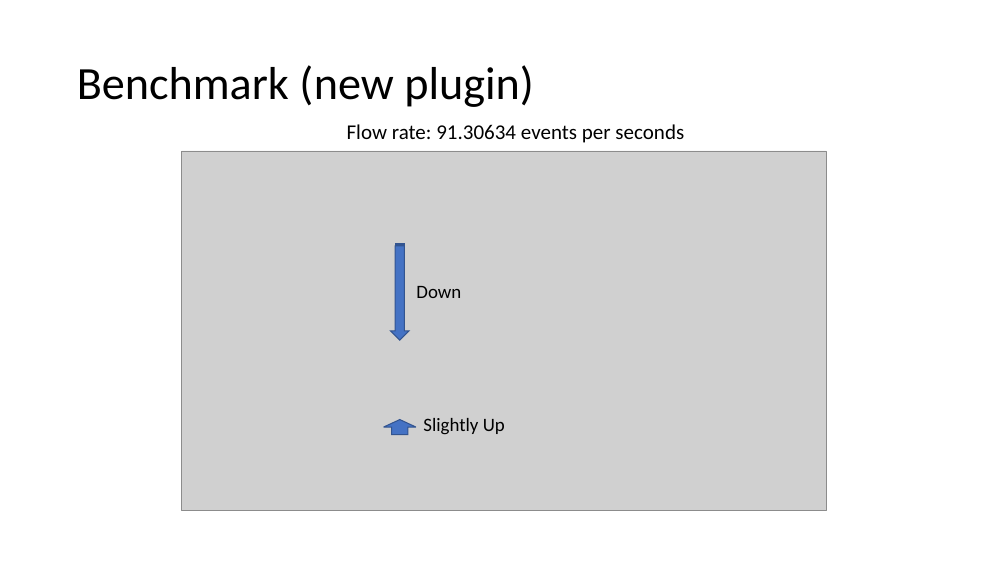
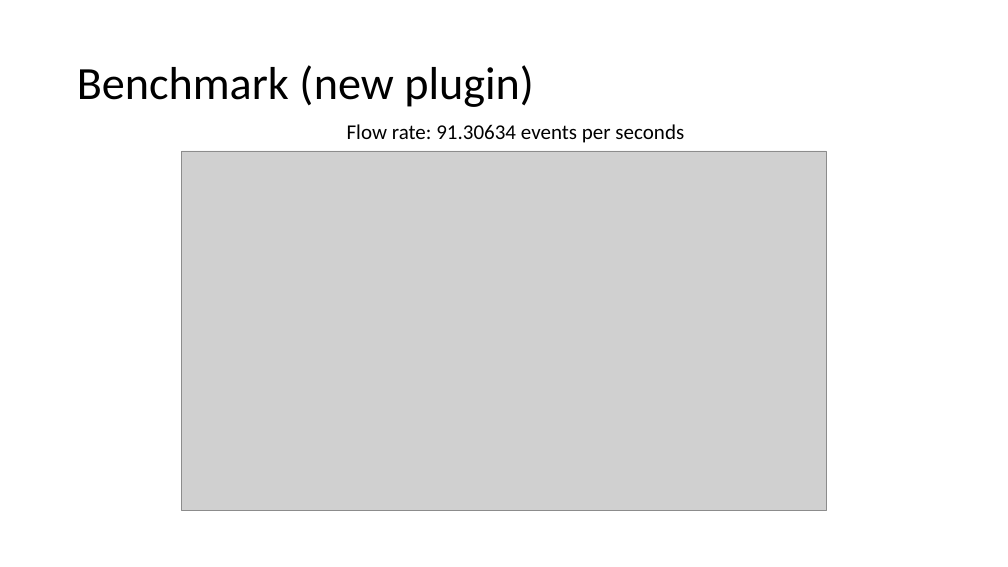
Before and after one commit to cosmo0920/fluentd-meetup-slide-20190717, a slide deck: slide 33 of Fluentd meetup 2019.pptx. Drawn at 1008x567 pixels with LibreOffice and Linux fonts; fonts in the diff are those of the drawing; grey boxes stand for pictures. Boxes give left, top, right and bottom in pixels: in the first picture for what was removed or moved away, otherwise in the second. Text is boxed around its words. In the diff, an @@ line names an element or a change of style, - is before the commit and + after.

```diff
--- a/Fluentd meetup 2019.pptx
+++ b/Fluentd meetup 2019.pptx
@@ striped right arrow removed at [391,243,409,340] @@
@@ text removed at [416,286,461,298] @@
-Down
@@ text removed at [423,418,505,435] @@
-Slightly Up
@@ up arrow removed at [383,420,416,435] @@
```
Also in this commit, not shown: 2 other slides changed.
